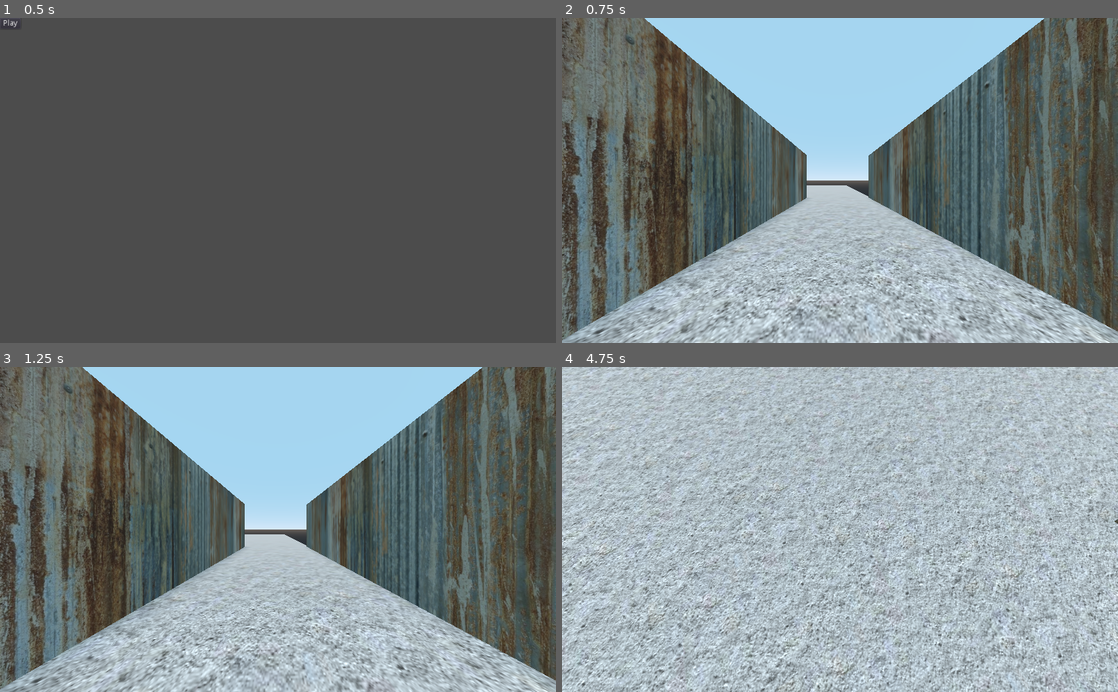
Above: before the commit, frames 1-4 (two rows, left to right).
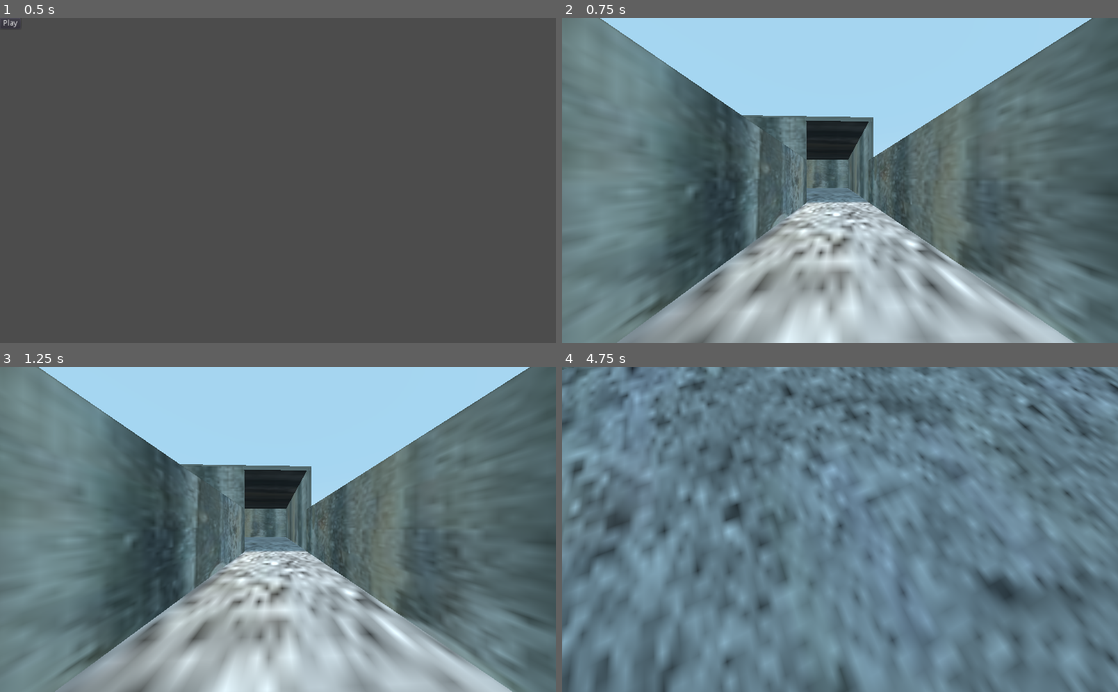
Above: after the commit, the same moments.

Repository: Matthew-Seebohm/DoomClone2022
Game: Godot game, scene res://Main Menu.tscn
Same seed, same stepped clock (60 frames per second), same inputs: the game is played once before the commit and once after it.
Inputs (mouse positions are in pixels of both pictures, inside the frame that each line leads up to):
- Up to frame 1 (0.5 s): no input
- Up to frame 2 (0.75 s): click "Play" at 0.5 s
- Up to frame 3 (1.25 s): no input
- Up to frame 4 (4.75 s): tap Enter at 1.25 s; move the mouse to (962, 513) at 1.27 s; hold D (player_right) 1.28-2.03 s; tap Space (jump) at 1.52, 2.27, 3.77, 4.52 s; move the mouse to (728, 545) at 2.02 s; hold S (player_backward) 2.03-2.78 s; move the mouse to (895, 458) at 2.77 s; hold D (player_right) 2.78-3.53 s; move the mouse to (812, 594) at 3.52 s; hold W (player_forward) 3.53-4.28 s; move the mouse to (1006, 578) at 4.27 s; hold A (player_left) from 4.28 s (still down)

Frame 1 is identical in both runs. In frame 2, 56% of the frame differs, in the area x 0-100%, y 0-100%; in frame 3, 56%; in frame 4, 99%.

Commit message:
More Environment
just more environment, added the main room plus a roof, although the first corridor has no roof yet. For some reason the wall texture uv thingy applies to all the objects it's applied to, I don't know if there's a fix but I'll just go with it for now

Diff:
--- a/Devil Hunter.tscn
+++ b/Devil Hunter.tscn
@@ -10,23 +10,23 @@
 
 [sub_resource type="SpatialMaterial" id=2]
 albedo_texture = ExtResource( 1 )
-uv1_scale = Vector3( 10, 10, 1 )
+uv1_scale = Vector3( 0.5, 1, 1 )
 
 [sub_resource type="ConcavePolygonShape" id=3]
 data = PoolVector3Array( 1, 0, 1, -1, 0, 1, 1, 0, -1, -1, 0, 1, -1, 0, -1, 1, 0, -1 )
 
-[sub_resource type="CapsuleShape" id=4]
-radius = 0.29242
-height = 19.1416
+[sub_resource type="CapsuleShape" id=8]
+radius = 0.272913
 
 [sub_resource type="CubeMesh" id=5]
 
 [sub_resource type="SpatialMaterial" id=6]
 albedo_texture = ExtResource( 4 )
-uv1_scale = Vector3( 5, 1, 1 )
+uv1_scale = Vector3( 0.2, 0.1, 0 )
+uv1_offset = Vector3( 1, 0, 0 )
 
 [sub_resource type="BoxShape" id=7]
-extents = Vector3( 0.204075, 0.205849, 0.244254 )
+extents = Vector3( 0.204007, 0.205849, 0.244254 )
 
 [node name="Devil Hunter" type="Spatial"]
 transform = Transform( 1, 0, 0, 0, 1, 0, 0, 0, 1, 0, -1.33772, 0 )
@@ -51,45 +51,100 @@
 script = ExtResource( 3 )
 
 [node name="CollisionShape" type="CollisionShape" parent="Player"]
-transform = Transform( 1, 0, 0, 0, -4.37114e-09, -0.5, 0, 0.1, -2.18557e-08, 0, 0, 0 )
-shape = SubResource( 4 )
+transform = Transform( 0.99919, -0.0284798, -0.028437, 0.0284798, 0.0010996, 0.999593, -0.028437, -0.999594, 0.00190984, 0, 2.38419e-07, 0 )
+shape = SubResource( 8 )
 
 [node name="Camera" type="Camera" parent="Player"]
-transform = Transform( 1, 0, 0, 0, 1, 0, 0, 0, 1, 0, -0.444618, 0 )
+transform = Transform( 1, 0, 0, 0, 1, 0, 0, 0, 1, 0, 0.248209, 0 )
 environment = ExtResource( 2 )
 current = true
 fov = 110.0
 
-[node name="Wall" type="MeshInstance" parent="."]
-transform = Transform( 3, 0, 0, 0, 1, 0, 0, 0, 0.1, 6.99086, 0.976447, -10 )
+[node name="right wall" type="MeshInstance" parent="."]
+transform = Transform( 3, 0, 0, 0, 1, 0, 0, 0, 0.1, 6.97601, 0.976447, -10 )
 mesh = SubResource( 5 )
 material/0 = SubResource( 6 )
 
-[node name="StaticBody" type="StaticBody" parent="Wall"]
+[node name="StaticBody" type="StaticBody" parent="right wall"]
 transform = Transform( 5, 0, 0, 0, 5, 0, 0, 0, 5, 0, 0, 0 )
 
-[node name="CollisionShape" type="CollisionShape" parent="Wall/StaticBody"]
-transform = Transform( 1, 0, 0, 0, 1, 0, 0, 0, 1, 0, 0, 0 )
+[node name="CollisionShape" type="CollisionShape" parent="right wall/StaticBody"]
 shape = SubResource( 7 )
 
-[node name="Wall2" type="MeshInstance" parent="."]
+[node name="left wall" type="MeshInstance" parent="."]
 transform = Transform( 3, 0, 0, 0, 1, 0, 0, 0, 0.1, 6.98556, 0.976447, -6.91645 )
 mesh = SubResource( 5 )
 material/0 = SubResource( 6 )
 
-[node name="StaticBody" type="StaticBody" parent="Wall2"]
+[node name="StaticBody" type="StaticBody" parent="left wall"]
 transform = Transform( 5, 0, 0, 0, 5, 0, 0, 0, 5, 0, 0, 0 )
 
-[node name="CollisionShape" type="CollisionShape" parent="Wall2/StaticBody"]
+[node name="CollisionShape" type="CollisionShape" parent="left wall/StaticBody"]
 shape = SubResource( 7 )
 
-[node name="MeshInstance" type="MeshInstance" parent="."]
+[node name="back wall" type="MeshInstance" parent="."]
 transform = Transform( -0.0192417, 0, -0.0999918, 0, 1, 0, 1.49988, 0, -0.00128278, 9.97063, 0.959407, -8.4661 )
 mesh = SubResource( 5 )
 material/0 = SubResource( 6 )
 
-[node name="StaticBody" type="StaticBody" parent="MeshInstance"]
+[node name="StaticBody" type="StaticBody" parent="back wall"]
 transform = Transform( 5, 0, 0, 0, 5, 0, 0, 0, 5, 0, 0, 0 )
 
-[node name="CollisionShape" type="CollisionShape" parent="MeshInstance/StaticBody"]
+[node name="CollisionShape" type="CollisionShape" parent="back wall/StaticBody"]
 shape = SubResource( 7 )
+
+[node name="Main Wall1" type="MeshInstance" parent="."]
+transform = Transform( -3.0598e-07, 0, 0.1, 0, 2, 0, -7, 0, -4.37114e-09, -5.94551, 1.90064, -2.94555 )
+mesh = SubResource( 5 )
+material/0 = SubResource( 6 )
+
+[node name="StaticBody" type="StaticBody" parent="Main Wall1"]
+transform = Transform( 5, 0, 0, 0, 5, 0, 0, 0, 5, 0, 0, 0 )
+
+[node name="CollisionShape" type="CollisionShape" parent="Main Wall1/StaticBody"]
+shape = SubResource( 7 )
+
+[node name="Main Wall2" type="MeshInstance" parent="."]
+transform = Transform( -2.40413e-07, 0, 0.1, 0, 2, 0, -5.5, 0, -4.37114e-09, 3.95739, 1.90064, -1.48702 )
+mesh = SubResource( 5 )
+material/0 = SubResource( 6 )
+
+[node name="StaticBody" type="StaticBody" parent="Main Wall2"]
+transform = Transform( 5, 0, 0, 0, 5, 0, 0, 0, 5, 0, 0, 0 )
+
+[node name="CollisionShape" type="CollisionShape" parent="Main Wall2/StaticBody"]
+shape = SubResource( 7 )
+
+[node name="Main Wall3" type="MeshInstance" parent="."]
+transform = Transform( 5, 0, 0, 0, 2, 0, 0, 0, 0.1, -0.964645, 1.90064, 3.99051 )
+mesh = SubResource( 5 )
+material/0 = SubResource( 6 )
+
+[node name="StaticBody" type="StaticBody" parent="Main Wall3"]
+transform = Transform( 5, 0, 0, 0, 5, 0, 0, 0, 5, 0, 0, 0 )
+
+[node name="CollisionShape" type="CollisionShape" parent="Main Wall3/StaticBody"]
+shape = SubResource( 7 )
+
+[node name="Main Wall4" type="MeshInstance" parent="."]
+transform = Transform( 5, 0, 0, 0, 2, 0, 0, 0, 0.1, -0.964645, 1.90064, -10.006 )
+mesh = SubResource( 5 )
+material/0 = SubResource( 6 )
+
+[node name="StaticBody" type="StaticBody" parent="Main Wall4"]
+transform = Transform( 5, 0, 0, 0, 5, 0, 0, 0, 5, 0, 0, 0 )
+
+[node name="CollisionShape" type="CollisionShape" parent="Main Wall4/StaticBody"]
+shape = SubResource( 7 )
+
+[node name="Main roof" type="MeshInstance" parent="."]
+transform = Transform( 5, 0, 0, 0, -3.0598e-07, -0.1, 0, 7, -4.37114e-09, -0.964645, 3.87689, -3.0997 )
+mesh = SubResource( 5 )
+material/0 = SubResource( 6 )
+
+[node name="StaticBody" type="StaticBody" parent="Main roof"]
+transform = Transform( 5, 0, 0, 0, 5, 0, 0, 0, 5, 0, 0, 0 )
+
+[node name="CollisionShape" type="CollisionShape" parent="Main roof/StaticBody"]
+transform = Transform( 1, 0, 0, 0, 1, 0, 0, 0, 1, 0, 0, -0.035243 )
+shape = SubResource( 7 )
--- a/Player.gd
+++ b/Player.gd
@@ -1,7 +1,7 @@
 extends KinematicBody
 
 #Physics
-var movementSpeed = 6.0
+var movementSpeed = 9
 var jumpStrength = 3.5
 var gravity = 10.0
 
